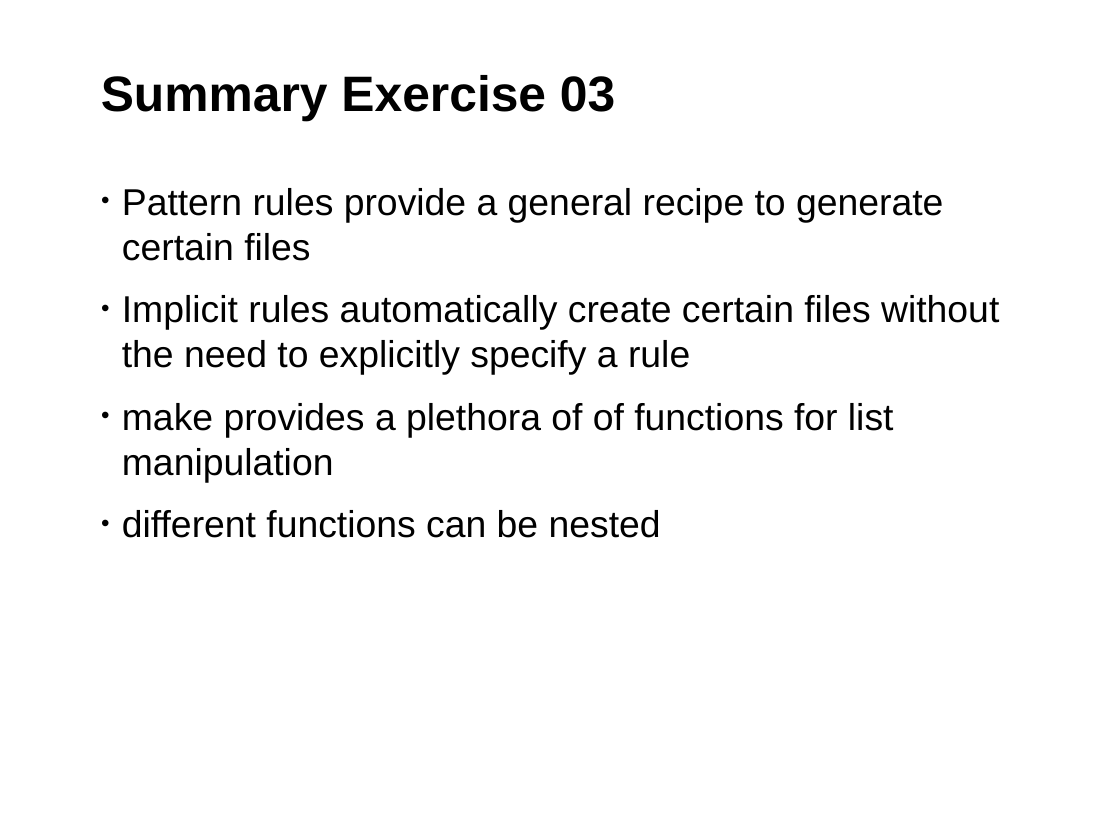
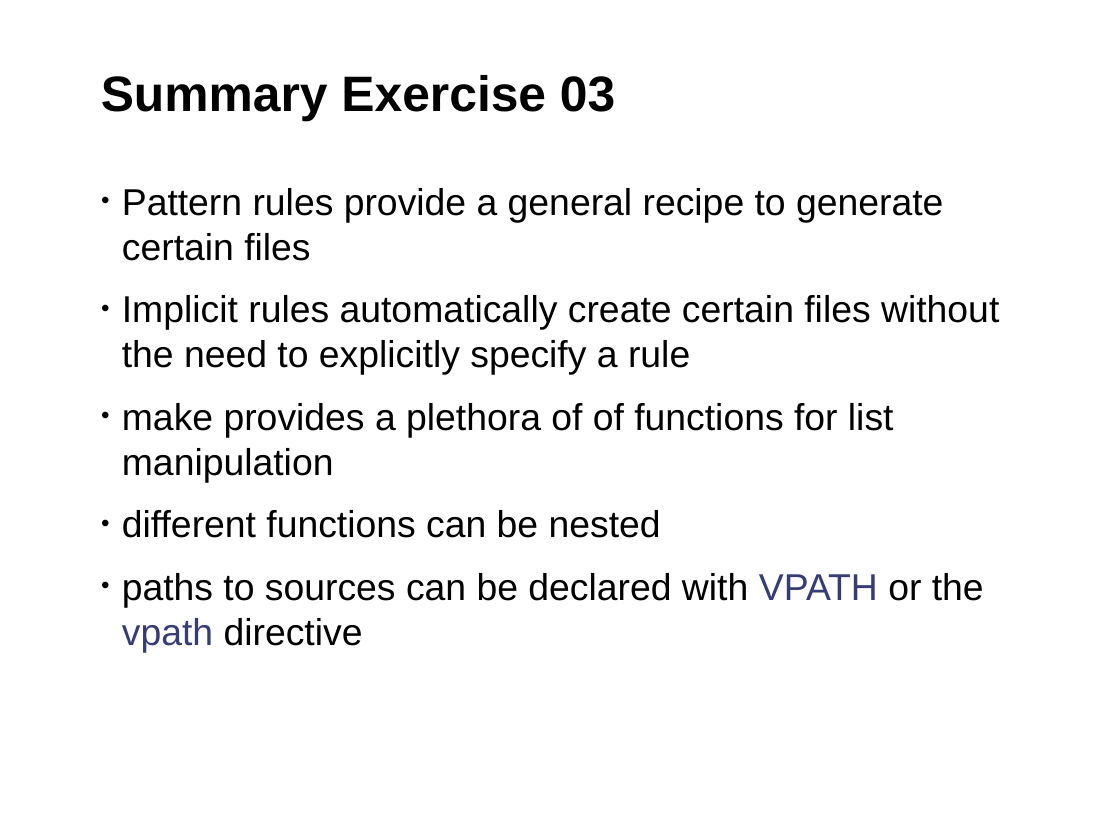
Before and after one commit to fsundermeyer/GNU_make_workshop, a slide deck: slide 36 of Presentation_GNU_make_workshop.odp. Drawn at 1120x840 pixels with LibreOffice and Linux fonts; fonts in the diff are those of the drawing; background and template pictures are left out. Boxes give left, top, right and bottom in pixels: in the first picture for what was removed or moved away, otherwise in the second. Text is boxed around its words. In the diff, an @@ line names an element or a change of style, - is before the commit and + after.

```diff
--- a/Presentation_GNU_make_workshop.odp
+++ b/Presentation_GNU_make_workshop.odp
@@ text at box(122, 573, 984, 652): paragraph added @@
+• paths to sources can be declared with VPATH or the vpath directive
```
Also in this commit, not shown: 8 other slides changed.
